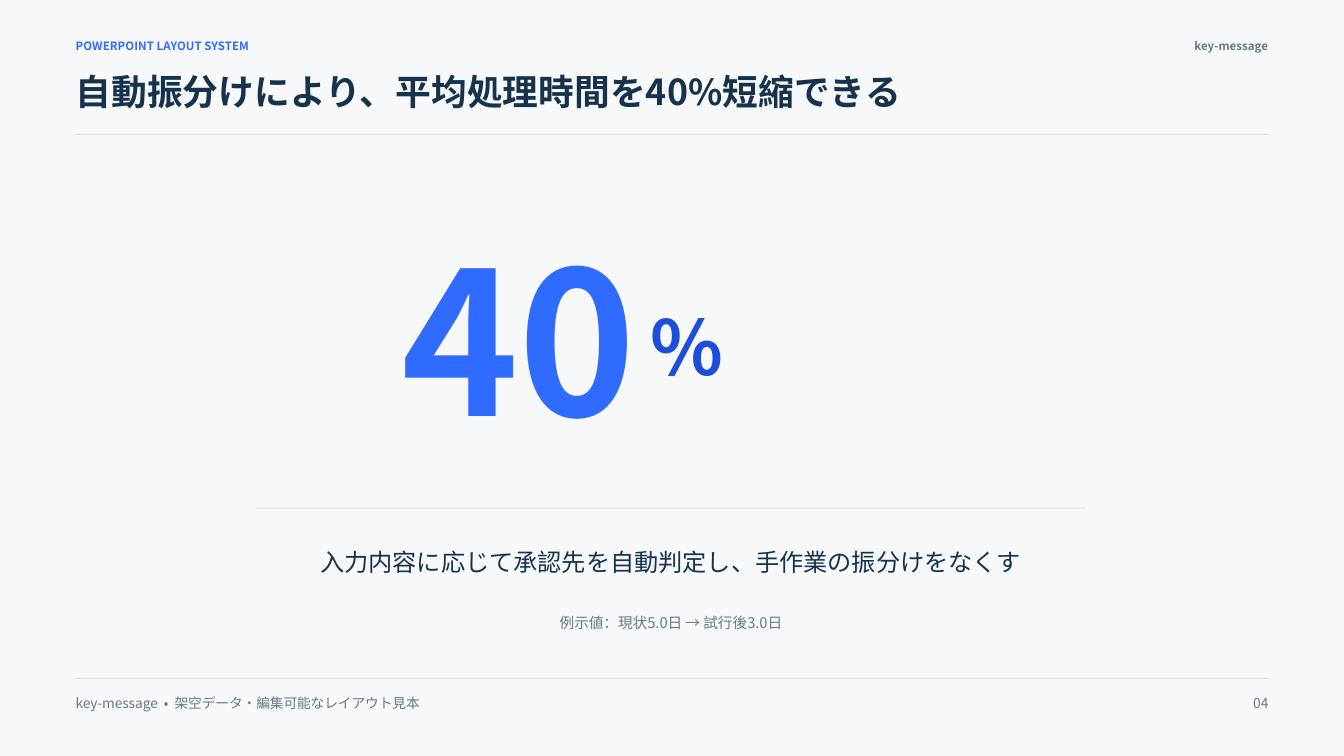
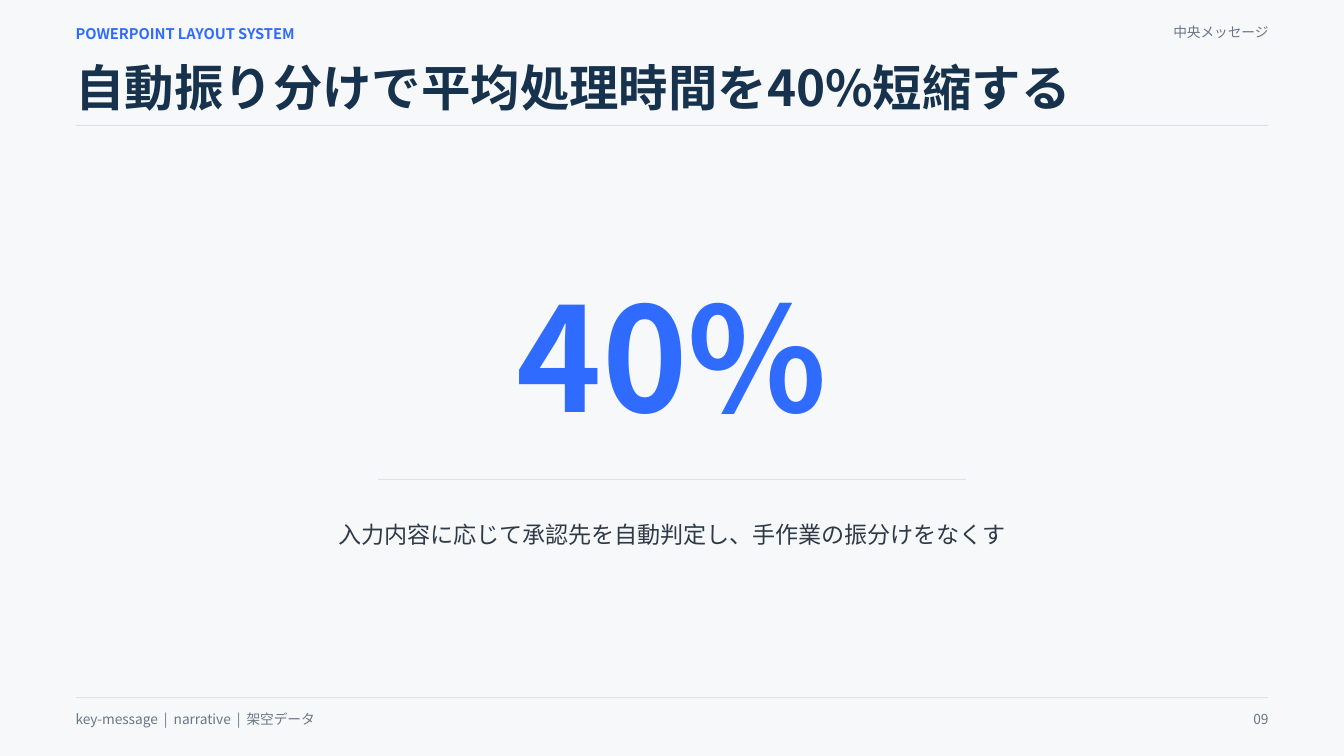
Before and after one commit to nukosan0823/spetest, a slide deck: slide 9 of .agents/skills/powerpoint-layout-design/assets/reference-layouts.pptx (slide 4 before the commit). Drawn at 1344x756 pixels with LibreOffice and Linux fonts; fonts in the diff are those of the drawing. Boxes give left, top, right and bottom in pixels: in the first picture for what was removed or moved away, otherwise in the second. Text is boxed around its words. In the diff, an @@ line names an element or a change of style, - is before the commit and + after.

Commit message:
feat: expand PowerPoint layout skill

```diff
--- a/.agents/skills/powerpoint-layout-design/assets/reference-layouts.pptx
+++ b/.agents/skills/powerpoint-layout-design/assets/reference-layouts.pptx
@@ text "POWERPOINT LAYOUT SYSTEM": place and size @@
-text "POWERPOINT LAYOUT SYSTEM" at bbox=[76, 41, 249, 50]
+text "POWERPOINT LAYOUT SYSTEM" at bbox=[76, 28, 294, 39]
@@ text "POWERPOINT LAYOUT SYSTEM" at bbox=[76, 28, 294, 39]: size 8.2 to 10.5 pt; line spacing 1.16 to 1.2; vertical alignment middle to top @@
@@ text added at bbox=[1173, 25, 1268, 38], 9.8 pt, text #697786 @@
+中央メッセージ
@@ text removed at bbox=[1194, 41, 1268, 53] @@
-key-message
@@ text at bbox=[76, 63, 1071, 111]: text changed; size 25.5 to 35.2 pt @@
-自動振分けにより、平均処理時間を40%短縮できる
+自動振り分けで平均処理時間を40%短縮する
@@ line removed from (76, 134) to (1268, 134) @@
@@ rectangle added at bbox=[76, 125, 1268, 126], fill #DCE2E8 @@
@@ text removed at bbox=[651, 275, 767, 401] @@
-%
@@ text at bbox=[517, 302, 827, 414]: text changed; size 142.5 to 103.5 pt @@
-40
+40%
@@ rectangle added at bbox=[378, 479, 966, 480], fill #DCE2E8 @@
@@ line removed from (256, 508) to (1086, 508) @@
@@ text "入力内容に応じて承認先を自動判定し、手作業の振分けをなくす": place and size @@
-text "入力内容に応じて承認先を自動判定し、手作業の振分けをなくす" at bbox=[320, 550, 1021, 573]
+text "入力内容に応じて承認先を自動判定し、手作業の振分けをなくす" at bbox=[338, 523, 1005, 545]
@@ text "入力内容に応じて承認先を自動判定し、手作業の振分けをなくす" at bbox=[338, 523, 1005, 545]: size 17.2 to 16.5 pt, text colour #17324D to #2E3B47; line spacing 1.16 to 1.2; vertical alignment middle to top @@
@@ text removed at bbox=[560, 615, 782, 629] @@
-例示値：現状5.0日 → 試行後3.0日
@@ line removed from (76, 679) to (1268, 679) @@
@@ text at bbox=[76, 712, 315, 728]: text changed @@
-key-message • 架空データ・編集可能なレイアウト見本
+key-message | narrative | 架空データ
@@ rectangle added at bbox=[76, 698, 1268, 699], fill #DCE2E8 @@
@@ text removed at bbox=[1253, 698, 1268, 708] @@
-04
@@ text added at bbox=[1253, 714, 1268, 724], 9.8 pt, text #697786 @@
+09
```
Also in this commit, not shown: 6 other slides changed, 55 slides added, 7 slides removed, 22 other files.
